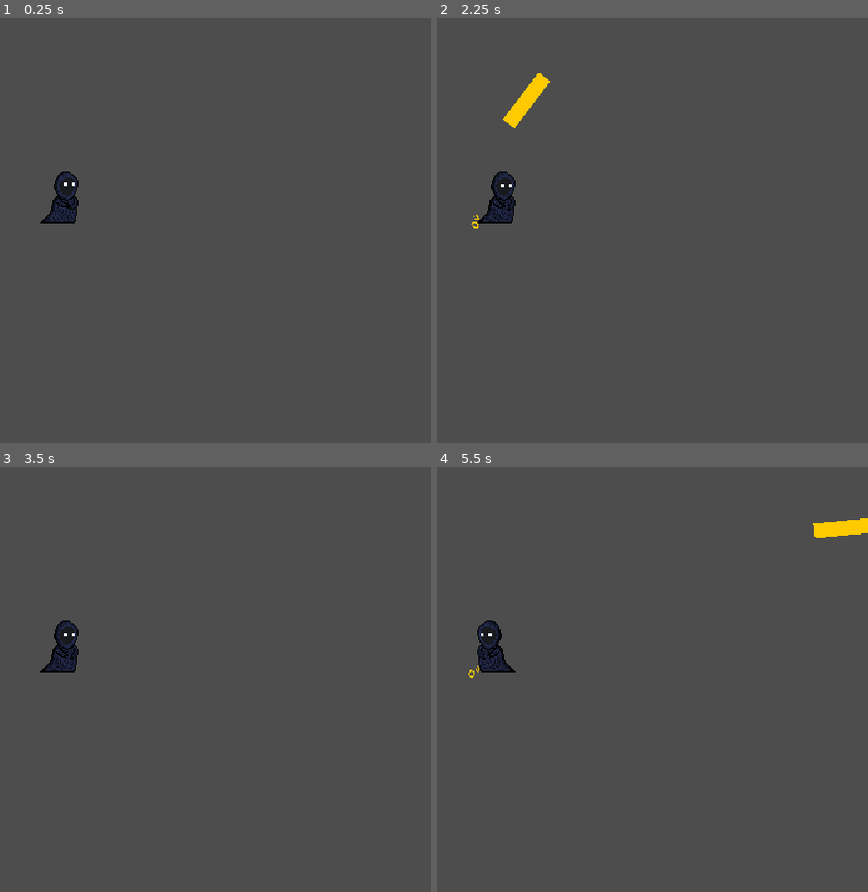
Above: before the commit, frames 1-4 (two rows, left to right).
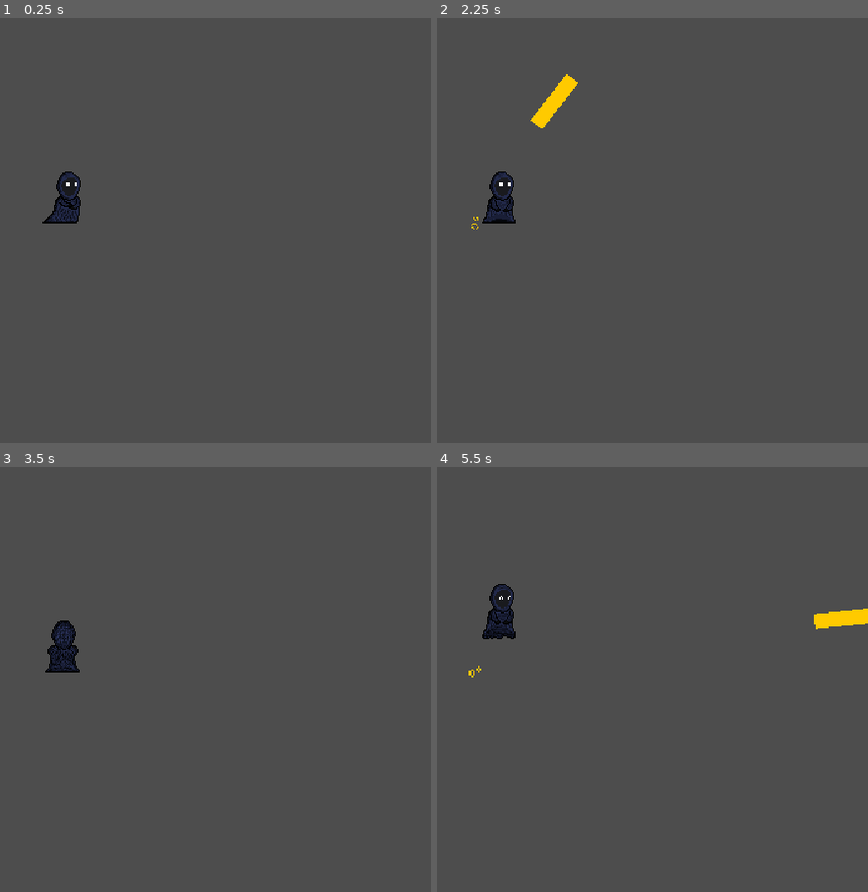
Above: after the commit, the same moments.

Repository: DaniMunteanu/DreamCatcher
Game: Godot game, scene res://Player.tscn
Two runs of this game, one before a commit and one after it. Both use one fixed random seed, a clock stepped at 60 frames per second and the inputs below.
Inputs (mouse positions are in pixels of both pictures, inside the frame that each line leads up to):
- Up to frame 1 (0.25 s): no input
- Up to frame 2 (2.25 s): tap Enter at 0.5 s; move the mouse to (648, 200) at 0.52 s; press the mouse at (648, 200) at 0.53 s; hold D (move_right) 0.53-1.28 s; right-click (648, 200) at 0.6 s; move the mouse to (outside the picture) at 1.27 s; release the mouse at (outside the picture) at 1.28 s; hold S (move_down) 1.28-2.03 s; click (outside the picture) at 1.35 s; right-click (outside the picture) at 1.55 s; tap Space at 2 s; move the mouse to (553, 124) at 2.02 s; press the mouse at (553, 124) at 2.03 s; hold D (move_right) from 2.03 s (still down); right-click (553, 124) at 2.1 s
- Up to frame 3 (3.5 s): move the mouse to (outside the picture) at 2.77 s; release D (move_right) at 2.78 s; release the mouse at (outside the picture) at 2.78 s; hold W (move_up) from 2.78 s (still down); click (outside the picture) at 2.85 s; right-click (outside the picture) at 3.05 s
- Up to frame 4 (5.5 s): tap Enter at 3.5 s; move the mouse to (708, 739) at 3.52 s; release W (move_up) at 3.53 s; press the mouse at (708, 739) at 3.53 s; hold A (move_left) 3.53-5.03 s; right-click (708, 739) at 3.6 s; move the mouse to (outside the picture) at 4.27 s; release the mouse at (outside the picture) at 4.28 s; click (outside the picture) at 4.35 s; right-click (outside the picture) at 4.55 s; tap Space at 5 s; move the mouse to (514, 671) at 5.02 s; press the mouse at (514, 671) at 5.03 s; hold S (move_down) from 5.03 s (still down); right-click (514, 671) at 5.1 s

The runs differ from the first frame. In frame 1, 0.4% of the frame differs, in the area x 9-19%, y 36-49%; in frame 2, 1.3%; in frame 3, 0.4%; in frame 4, 2.1%, in the area x 7-100%, y 12-50%.

Commit message:
Added player jump animation

Diff:
--- a/Player.tscn
+++ b/Player.tscn
@@ -1,20 +1,21 @@
-[gd_scene load_steps=19 format=3 uid="uid://cupqqwddnk40"]
+[gd_scene load_steps=21 format=3 uid="uid://cupqqwddnk40"]
 
 [ext_resource type="Script" path="res://player.gd" id="1_8iasi"]
 [ext_resource type="Script" path="res://player_animation.gd" id="2_vu52e"]
 [ext_resource type="Texture2D" uid="uid://dstq37dy3mwk8" path="res://Sprites/PlayerIdleRight.png" id="3_eeue7"]
 [ext_resource type="PackedScene" uid="uid://bl6st56os8bv6" path="res://test_weapon.tscn" id="4_u5fxh"]
 [ext_resource type="Texture2D" uid="uid://1dao1nwmrcbv" path="res://Sprites/PlayerWalkingRight.png" id="4_y5qpv"]
-[ext_resource type="Texture2D" uid="uid://srwjv7qpxdp3" path="res://Sprites/PlayerIdleLeft.png" id="5_os13g"]
-[ext_resource type="Texture2D" uid="uid://chpbpo47e5e7c" path="res://Sprites/PlayerWalkingLeft.png" id="6_t6ghj"]
+[ext_resource type="Texture2D" uid="uid://oacbc33t748p" path="res://Sprites/PlayerWalkingDown.png" id="6_vlphq"]
 [ext_resource type="Texture2D" uid="uid://2chcy1ivsvwd" path="res://Sprites/PlayerFiringRight.png" id="7_dsh5e"]
-[ext_resource type="Texture2D" uid="uid://bdnks4i1ri1e6" path="res://Sprites/PlayerFiringLeft.png" id="8_fdivy"]
+[ext_resource type="Texture2D" uid="uid://g8o5l8m20xjs" path="res://Sprites/PlayerWalkingUp.png" id="7_ywyua"]
+[ext_resource type="Texture2D" uid="uid://rxyhnvvctxe3" path="res://Sprites/PlayerFiringDown.png" id="8_0duo4"]
+[ext_resource type="Texture2D" uid="uid://bpjmkmtq2jb50" path="res://Sprites/PlayerJumpingRight.png" id="9_mbps4"]
 
 [sub_resource type="RectangleShape2D" id="RectangleShape2D_jciwr"]
 size = Vector2(19, 9)
 
-[sub_resource type="Animation" id="Animation_f467l"]
-resource_name = "PlayerFiringLeft"
+[sub_resource type="Animation" id="Animation_xsgow"]
+resource_name = "PlayerFiringDown"
 loop_mode = 1
 step = 0.0
 tracks/0/type = "value"
@@ -27,7 +28,7 @@
 "times": PackedFloat32Array(0),
 "transitions": PackedFloat32Array(1),
 "update": 1,
-"values": [ExtResource("8_fdivy")]
+"values": [ExtResource("8_0duo4")]
 }
 tracks/1/type = "value"
 tracks/1/imported = false
@@ -75,7 +76,7 @@
 "times": PackedFloat32Array(0),
 "transitions": PackedFloat32Array(1),
 "update": 0,
-"values": [Vector2(8, -69)]
+"values": [Vector2(14, -69)]
 }
 
 [sub_resource type="Animation" id="Animation_xukvy"]
@@ -143,71 +144,6 @@
 "values": [Vector2(14, -69)]
 }
 
-[sub_resource type="Animation" id="Animation_wiaqc"]
-resource_name = "PlayerIdleLeft"
-loop_mode = 1
-step = 0.0
-tracks/0/type = "value"
-tracks/0/imported = false
-tracks/0/enabled = true
-tracks/0/path = NodePath("PlayerModel:texture")
-tracks/0/interp = 1
-tracks/0/loop_wrap = true
-tracks/0/keys = {
-"times": PackedFloat32Array(0),
-"transitions": PackedFloat32Array(1),
-"update": 1,
-"values": [ExtResource("5_os13g")]
-}
-tracks/1/type = "value"
-tracks/1/imported = false
-tracks/1/enabled = true
-tracks/1/path = NodePath("PlayerModel:hframes")
-tracks/1/interp = 1
-tracks/1/loop_wrap = true
-tracks/1/keys = {
-"times": PackedFloat32Array(0),
-"transitions": PackedFloat32Array(1),
-"update": 1,
-"values": [2]
-}
-tracks/2/type = "value"
-tracks/2/imported = false
-tracks/2/enabled = true
-tracks/2/path = NodePath("PlayerModel:vframes")
-tracks/2/interp = 1
-tracks/2/loop_wrap = true
-tracks/2/keys = {
-"times": PackedFloat32Array(0),
-"transitions": PackedFloat32Array(1),
-"update": 1,
-"values": [1]
-}
-tracks/3/type = "value"
-tracks/3/imported = false
-tracks/3/enabled = true
-tracks/3/path = NodePath("PlayerModel:frame")
-tracks/3/interp = 1
-tracks/3/loop_wrap = true
-tracks/3/keys = {
-"times": PackedFloat32Array(0, 0.5),
-"transitions": PackedFloat32Array(1, 1),
-"update": 1,
-"values": [0, 1]
-}
-tracks/4/type = "value"
-tracks/4/imported = false
-tracks/4/enabled = true
-tracks/4/path = NodePath("PlayerModel:position")
-tracks/4/interp = 1
-tracks/4/loop_wrap = true
-tracks/4/keys = {
-"times": PackedFloat32Array(0),
-"transitions": PackedFloat32Array(1),
-"update": 0,
-"values": [Vector2(11, -69)]
-}
-
 [sub_resource type="Animation" id="Animation_gyjmh"]
 resource_name = "PlayerIdleRight"
 loop_mode = 1
@@ -260,9 +196,99 @@
 "update": 1,
 "values": [0, 1]
 }
-
-[sub_resource type="Animation" id="Animation_dvdm8"]
-resource_name = "PlayerWalkingLeft"
+tracks/4/type = "value"
+tracks/4/imported = false
+tracks/4/enabled = true
+tracks/4/path = NodePath("PlayerModel:position")
+tracks/4/interp = 1
+tracks/4/loop_wrap = true
+tracks/4/keys = {
+"times": PackedFloat32Array(0),
+"transitions": PackedFloat32Array(1),
+"update": 0,
+"values": [Vector2(13, -69)]
+}
+
+[sub_resource type="Animation" id="Animation_33sp4"]
+resource_name = "PlayerJumpingRight"
+step = 0.0
+tracks/0/type = "value"
+tracks/0/imported = false
+tracks/0/enabled = true
+tracks/0/path = NodePath("PlayerModel:texture")
+tracks/0/interp = 1
+tracks/0/loop_wrap = true
+tracks/0/keys = {
+"times": PackedFloat32Array(0),
+"transitions": PackedFloat32Array(1),
+"update": 1,
+"values": [ExtResource("9_mbps4")]
+}
+tracks/1/type = "value"
+tracks/1/imported = false
+tracks/1/enabled = true
+tracks/1/path = NodePath("PlayerModel:hframes")
+tracks/1/interp = 1
+tracks/1/loop_wrap = true
+tracks/1/keys = {
+"times": PackedFloat32Array(0),
+"transitions": PackedFloat32Array(1),
+"update": 1,
+"values": [5]
+}
+tracks/2/type = "value"
+tracks/2/imported = false
+tracks/2/enabled = true
+tracks/2/path = NodePath("PlayerModel:vframes")
+tracks/2/interp = 1
+tracks/2/loop_wrap = true
+tracks/2/keys = {
+"times": PackedFloat32Array(0),
+"transitions": PackedFloat32Array(1),
+"update": 1,
+"values": [1]
+}
+tracks/3/type = "value"
+tracks/3/imported = false
+tracks/3/enabled = true
+tracks/3/path = NodePath("PlayerModel:frame")
+tracks/3/interp = 1
+tracks/3/loop_wrap = true
+tracks/3/keys = {
+"times": PackedFloat32Array(0, 0.2, 0.4, 0.6, 0.8),
+"transitions": PackedFloat32Array(1, 1, 1, 1, 1),
+"update": 1,
+"values": [0, 1, 2, 3, 4]
+}
+tracks/4/type = "value"
+tracks/4/imported = false
+tracks/4/enabled = true
+tracks/4/path = NodePath("PlayerModel:position")
+tracks/4/interp = 1
+tracks/4/loop_wrap = true
+tracks/4/keys = {
+"times": PackedFloat32Array(0),
+"transitions": PackedFloat32Array(1),
+"update": 0,
+"values": [Vector2(13, -96)]
+}
+tracks/5/type = "method"
+tracks/5/imported = false
+tracks/5/enabled = true
+tracks/5/path = NodePath("..")
+tracks/5/interp = 1
+tracks/5/loop_wrap = true
+tracks/5/keys = {
+"times": PackedFloat32Array(0.98),
+"transitions": PackedFloat32Array(1),
+"values": [{
+"args": [],
+"method": &"on_states_reset"
+}]
+}
+
+[sub_resource type="Animation" id="Animation_up8hn"]
+resource_name = "PlayerWalkingDown"
 loop_mode = 1
 step = 0.0
 tracks/0/type = "value"
@@ -275,7 +301,7 @@
 "times": PackedFloat32Array(0),
 "transitions": PackedFloat32Array(1),
 "update": 1,
-"values": [ExtResource("6_t6ghj")]
+"values": [ExtResource("6_vlphq")]
 }
 tracks/1/type = "value"
 tracks/1/imported = false
@@ -312,6 +338,18 @@
 "transitions": PackedFloat32Array(1, 1),
 "update": 1,
 "values": [0, 1]
+}
+tracks/4/type = "value"
+tracks/4/imported = false
+tracks/4/enabled = true
+tracks/4/path = NodePath("PlayerModel:position")
+tracks/4/interp = 1
+tracks/4/loop_wrap = true
+tracks/4/keys = {
+"times": PackedFloat32Array(0),
+"transitions": PackedFloat32Array(1),
+"update": 0,
+"values": [Vector2(14, -69)]
 }
 
 [sub_resource type="Animation" id="Animation_ced3y"]
@@ -366,6 +404,83 @@
 "update": 1,
 "values": [0, 1]
 }
+tracks/4/type = "value"
+tracks/4/imported = false
+tracks/4/enabled = true
+tracks/4/path = NodePath("PlayerModel:position")
+tracks/4/interp = 1
+tracks/4/loop_wrap = true
+tracks/4/keys = {
+"times": PackedFloat32Array(0),
+"transitions": PackedFloat32Array(1),
+"update": 0,
+"values": [Vector2(13, -69)]
+}
+
+[sub_resource type="Animation" id="Animation_haxgp"]
+resource_name = "PlayerWalkingUp"
+loop_mode = 1
+step = 0.0
+tracks/0/type = "value"
+tracks/0/imported = false
+tracks/0/enabled = true
+tracks/0/path = NodePath("PlayerModel:texture")
+tracks/0/interp = 1
+tracks/0/loop_wrap = true
+tracks/0/keys = {
+"times": PackedFloat32Array(0),
+"transitions": PackedFloat32Array(1),
+"update": 1,
+"values": [ExtResource("7_ywyua")]
+}
+tracks/1/type = "value"
+tracks/1/imported = false
+tracks/1/enabled = true
+tracks/1/path = NodePath("PlayerModel:hframes")
+tracks/1/interp = 1
+tracks/1/loop_wrap = true
+tracks/1/keys = {
+"times": PackedFloat32Array(0),
+"transitions": PackedFloat32Array(1),
+"update": 1,
+"values": [2]
+}
+tracks/2/type = "value"
+tracks/2/imported = false
+tracks/2/enabled = true
+tracks/2/path = NodePath("PlayerModel:vframes")
+tracks/2/interp = 1
+tracks/2/loop_wrap = true
+tracks/2/keys = {
+"times": PackedFloat32Array(0),
+"transitions": PackedFloat32Array(1),
+"update": 1,
+"values": [1]
+}
+tracks/3/type = "value"
+tracks/3/imported = false
+tracks/3/enabled = true
+tracks/3/path = NodePath("PlayerModel:frame")
+tracks/3/interp = 1
+tracks/3/loop_wrap = true
+tracks/3/keys = {
+"times": PackedFloat32Array(0, 0.5),
+"transitions": PackedFloat32Array(1, 1),
+"update": 1,
+"values": [0, 1]
+}
+tracks/4/type = "value"
+tracks/4/imported = false
+tracks/4/enabled = true
+tracks/4/path = NodePath("PlayerModel:position")
+tracks/4/interp = 1
+tracks/4/loop_wrap = true
+tracks/4/keys = {
+"times": PackedFloat32Array(0),
+"transitions": PackedFloat32Array(1),
+"update": 0,
+"values": [Vector2(14, -69)]
+}
 
 [sub_resource type="Animation" id="Animation_updpu"]
 length = 0.001
@@ -432,12 +547,13 @@
 
 [sub_resource type="AnimationLibrary" id="AnimationLibrary_ga17d"]
 _data = {
-"PlayerFiringLeft": SubResource("Animation_f467l"),
+"PlayerFiringDown": SubResource("Animation_xsgow"),
 "PlayerFiringRight": SubResource("Animation_xukvy"),
-"PlayerIdleLeft": SubResource("Animation_wiaqc"),
 "PlayerIdleRight": SubResource("Animation_gyjmh"),
-"PlayerWalkingLeft": SubResource("Animation_dvdm8"),
+"PlayerJumpingRight": SubResource("Animation_33sp4"),
+"PlayerWalkingDown": SubResource("Animation_up8hn"),
 "PlayerWalkingRight": SubResource("Animation_ced3y"),
+"PlayerWalkingUp": SubResource("Animation_haxgp"),
 "RESET": SubResource("Animation_updpu")
 }
 
--- a/player.gd
+++ b/player.gd
@@ -4,6 +4,9 @@
 
 @onready var animation_player = $PlayerAnimationManager
 @onready var sprite = $PlayerAnimationManager/PlayerModel
+
+enum player_states {MOVE, JUMP}
+var current_state = player_states.MOVE
 
 func update_movement():
 	var direction = Input.get_vector("move_left", "move_right", "move_up", "move_down")
@@ -16,16 +19,52 @@
 	if horizontal_direction != 0 :
 		sprite.flip_h = (horizontal_direction == -1)
 
-	if velocity.length() > 0.0:
-		animation_player.play_walking_right_animation()
+	if Input.is_action_just_pressed("evade") :
+		current_state = player_states.JUMP
+
+	if Input.is_action_pressed("fire"):
+		var firing_angle = rad_to_deg(global_position.angle_to_point(get_global_mouse_position()))
+		if firing_angle < 0:
+			firing_angle += 360
+		print(firing_angle)
+		if firing_angle <= 315:
+			if firing_angle > 225:
+				sprite.flip_h = false
+				animation_player.play_firing_up_animation()
+			elif firing_angle > 135:
+				sprite.flip_h = true
+				animation_player.play_firing_right_animation()
+			elif firing_angle > 45:
+				sprite.flip_h = false
+				animation_player.play_firing_down_animation()
+			else:
+				sprite.flip_h = false
+				animation_player.play_firing_right_animation()
+		else:
+			sprite.flip_h = false
+			animation_player.play_firing_right_animation()
 	else:
-		if Input.is_action_pressed("shoot") :
-			animation_player.play_firing_right_animation()
+		if velocity.length() > 0.0:
+			if Input.is_action_pressed("move_down"):
+				animation_player.play_walking_down_animation()
+			elif Input.is_action_pressed("move_up"):
+				animation_player.play_walking_up_animation()
+			else:
+				animation_player.play_walking_right_animation()
 		else:
 			animation_player.play_idle_right_animation()
 
 
+func jump():
+	animation_player.play_jumping_right_animation()
+
+func on_states_reset():
+	current_state = player_states.MOVE
 
 func _physics_process(delta):
-	update_movement()
-	update_sprite()
+	match current_state:
+		player_states.MOVE:
+			update_movement()
+			update_sprite()
+		player_states.JUMP:
+			jump()
--- a/player_animation.gd
+++ b/player_animation.gd
@@ -6,8 +6,23 @@
 func play_walking_right_animation():
 	get_node("PlayerAnimation").play("PlayerWalkingRight")
 
+func play_walking_down_animation():
+	get_node("PlayerAnimation").play("PlayerWalkingDown")
+
+func play_walking_up_animation():
+	get_node("PlayerAnimation").play("PlayerWalkingUp")
+
 func play_firing_right_animation():
 	get_node("PlayerAnimation").play("PlayerFiringRight")
 
+func play_firing_down_animation():
+	get_node("PlayerAnimation").play("PlayerFiringDown")
+
+func play_firing_up_animation():
+	get_node("PlayerAnimation").play("PlayerWalkingUp")
+
+func play_jumping_right_animation():
+	get_node("PlayerAnimation").play("PlayerJumpingRight")
+
 func play_reset_animation():
 	get_node("PlayerAnimation").play("RESET")
--- a/project.godot
+++ b/project.godot
@@ -48,7 +48,7 @@
 "events": [Object(InputEventKey,"resource_local_to_scene":false,"resource_name":"","device":-1,"window_id":0,"alt_press …(192 unchanged characters)…
 ]
 }
-shoot={
+fire={
 "deadzone": 0.5,
 "events": [Object(InputEventMouseButton,"resource_local_to_scene":false,"resource_name":"","device":-1,"window_id":0,"a …(258 unchanged characters)…
 ]
--- a/test_weapon.gd
+++ b/test_weapon.gd
@@ -13,15 +13,15 @@
 	if fire_timer < fire_rate:
 		fire_timer += delta
 
-	if Input.is_action_pressed("shoot") && fire_timer >= fire_rate:
+	if Input.is_action_pressed("fire") && fire_timer >= fire_rate:
 		visible = true
-		shoot()
+		fire()
 		fire_timer = 0
 
-	if Input.is_action_just_released("shoot"):
+	if Input.is_action_just_released("fire"):
 		visible = false
 
-func shoot():
+func fire():
 	var new_left_bullet = BULLET.instantiate()
 	new_left_bullet.global_position = %LeftShootingPoint.global_position
 	new_left_bullet.global_rotation = %LeftShootingPoint.global_rotation
Binary file added: Sprites/PlayerJumpingRight.png
Not shown, added: Sprites/PlayerJumpingRight.png.import
